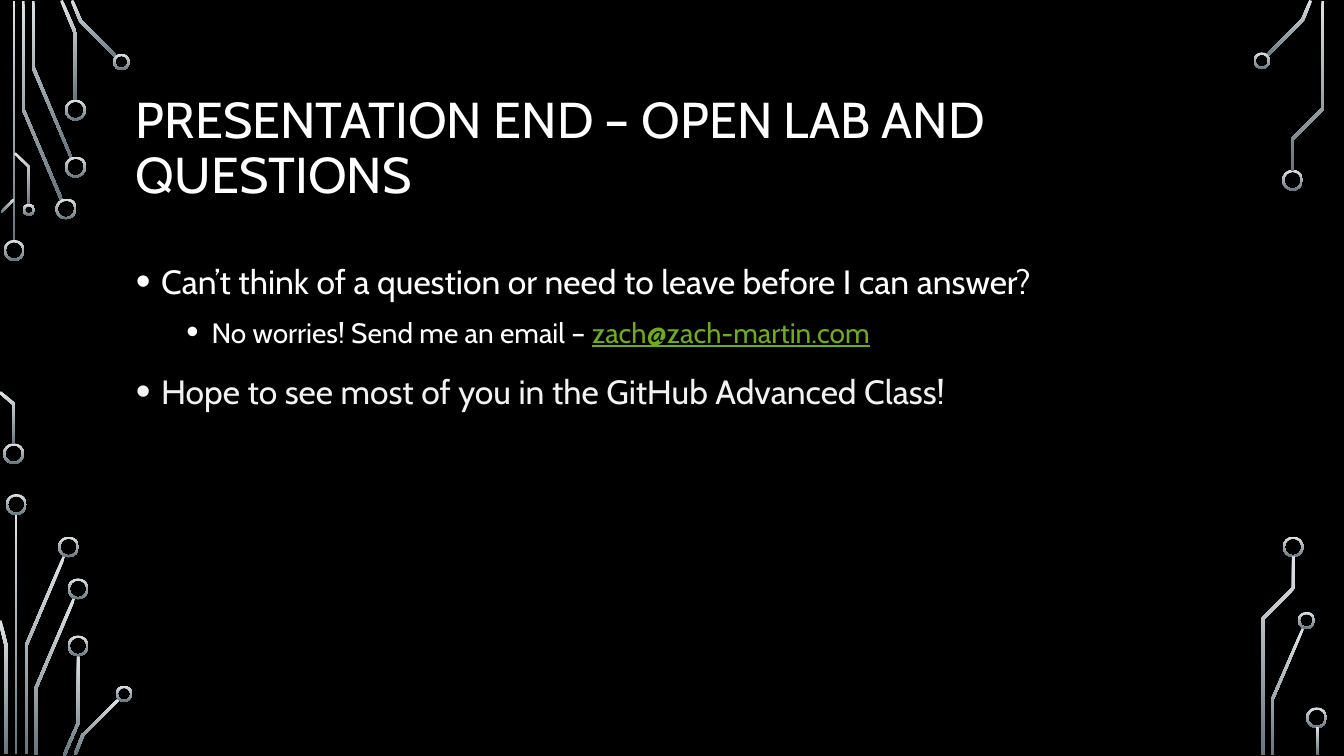
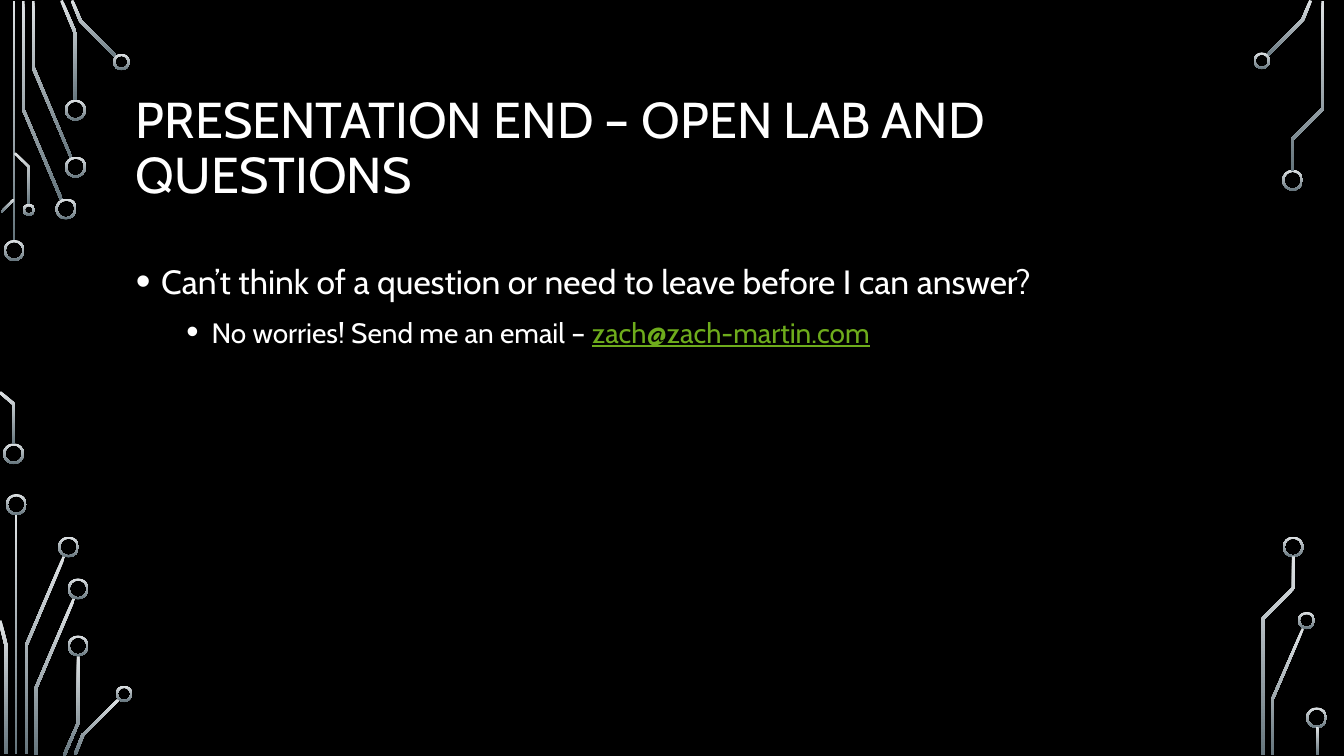
Before and after one commit to onideus/github-101-website, a slide deck: slide 18 of resources/Advanced github topics.pptx (slide 21 before the commit). Drawn at 1344x756 pixels with LibreOffice and Linux fonts; fonts in the diff are those of the drawing; background and template pictures are left out. Boxes give left, top, right and bottom in pixels: in the first picture for what was removed or moved away, otherwise in the second. Text is boxed around its words. In the diff, an @@ line names an element or a change of style, - is before the commit and + after.

```diff
--- a/resources/Advanced github topics.pptx
+++ b/resources/Advanced github topics.pptx
@@ text at box(161, 378, 945, 412): paragraph removed @@
-• Hope to see most of you in the GitHub Advanced Class!
```
Also in this commit, not shown: 2 other slides changed, 12 slides added, 15 slides removed, 2 other files.
